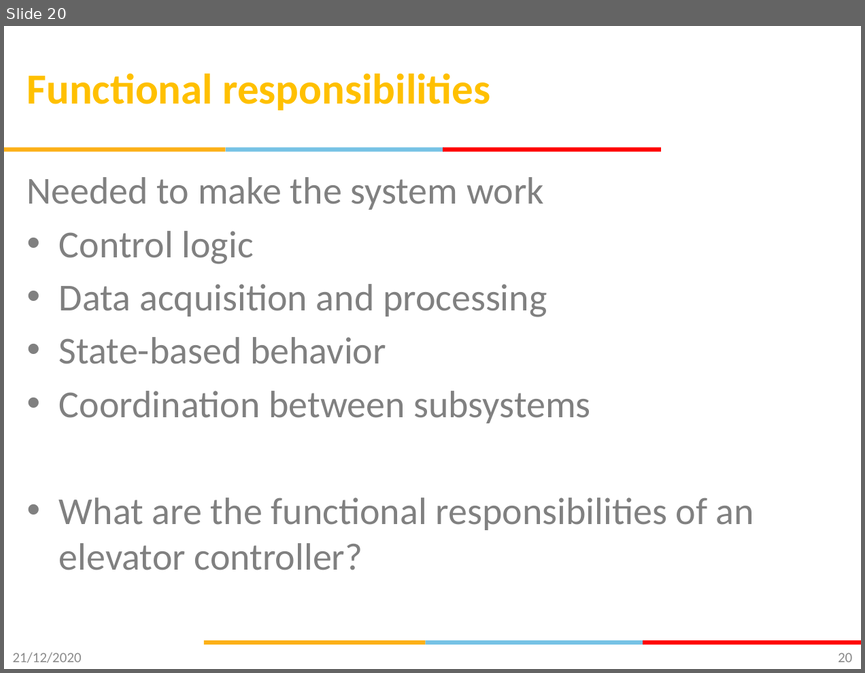
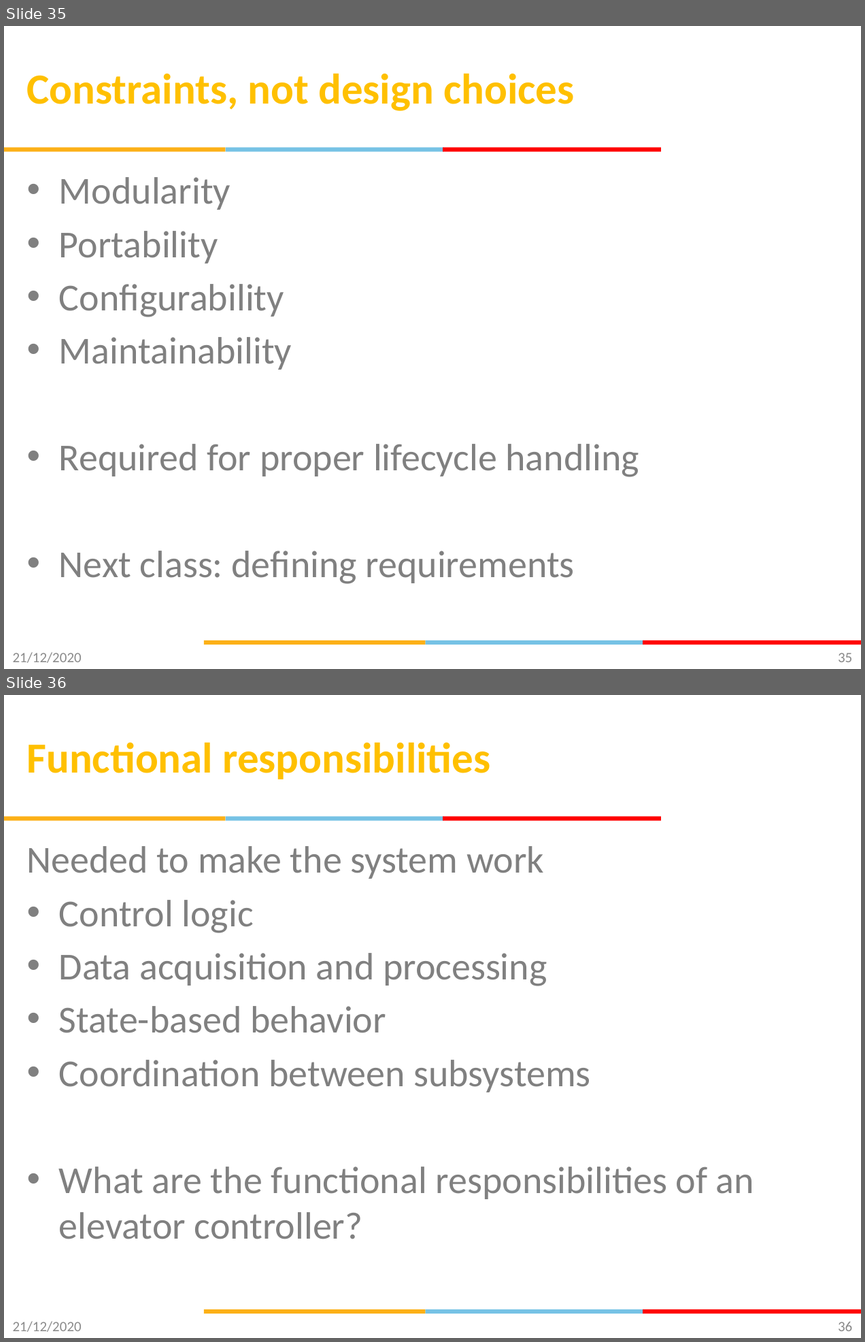
Before and after one commit to gsaurabhr-teaching/csg523-material, a slide deck: Lec-1-3-Intro.pptx. Shown one above the other, each under a label of ours: slide 20 before the commit, slides 35 and 36 after it. The pictures are 865x673 and 865x1342 pixels, drawn with LibreOffice and Linux fonts; fonts in the diff are those of the drawing; background and template pictures are left out. Boxes give left, top, right and bottom in pixels: in the first picture for what was removed or moved away, otherwise in the second. Text is boxed around its words. In the diff, an @@ line names an element or a change of style, - is before the commit and + after.

Commit message:
Updated lec-1-3-intro lifecycle requirements for embedded systems

```diff
--- a/Lec-1-3-Intro.pptx
+++ b/Lec-1-3-Intro.pptx
@@ slide 35 added at [4, 26, 861, 669], background #FFFFFF; not listed: 6 template elements that a slide beside it also shows @@
@@ title added at [27, 73, 574, 111], 36 pt, text #FFC000, bold @@
+Constraints, not design choices
@@ text added at [59, 177, 639, 584], 32 pt, text #808080 @@
+• Modularity
+• Portability
+• Configurability
+• Maintainability
+• Required for proper lifecycle handling
+• Next class: defining requirements
@@ text added at [13, 652, 82, 662], 12 pt, text #8C8C8C @@
+21/12/2020
@@ page number added at [838, 652, 852, 662], 12 pt, text #898989 @@
+35
@@ what was slide 20 is now slide 36 @@
@@ page number at [838, 1321, 852, 1331]: text changed @@
-20
+36
```
Also in this commit, not shown: 15 other slides added.
